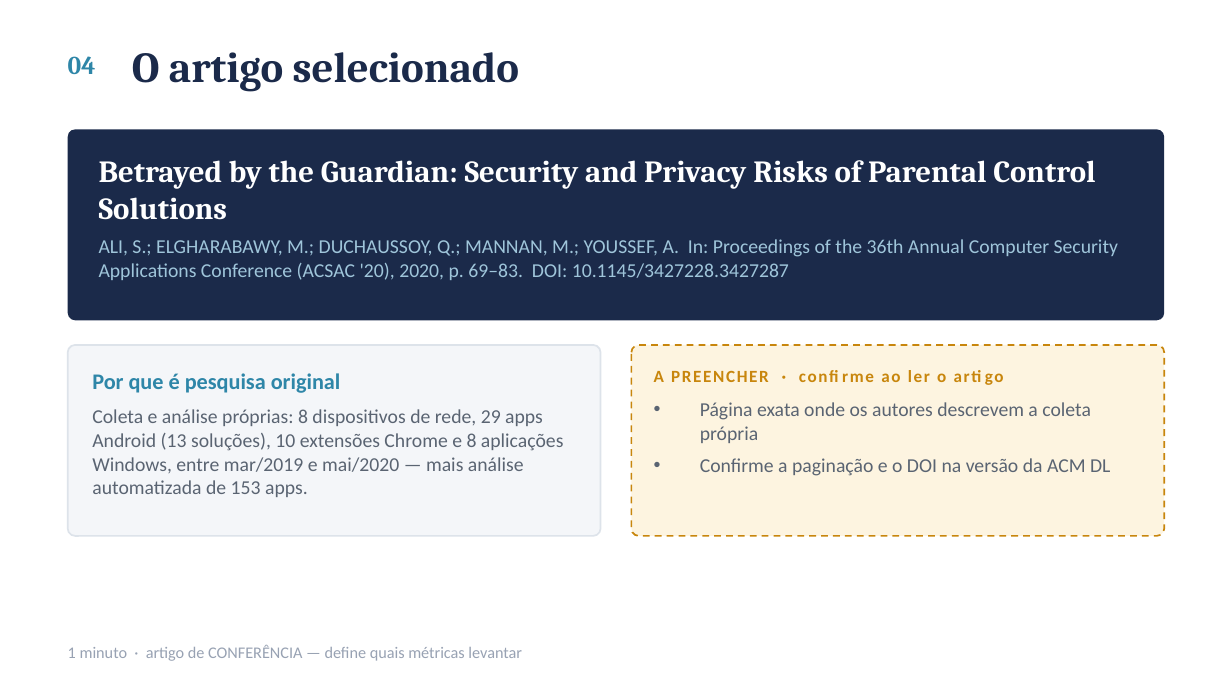
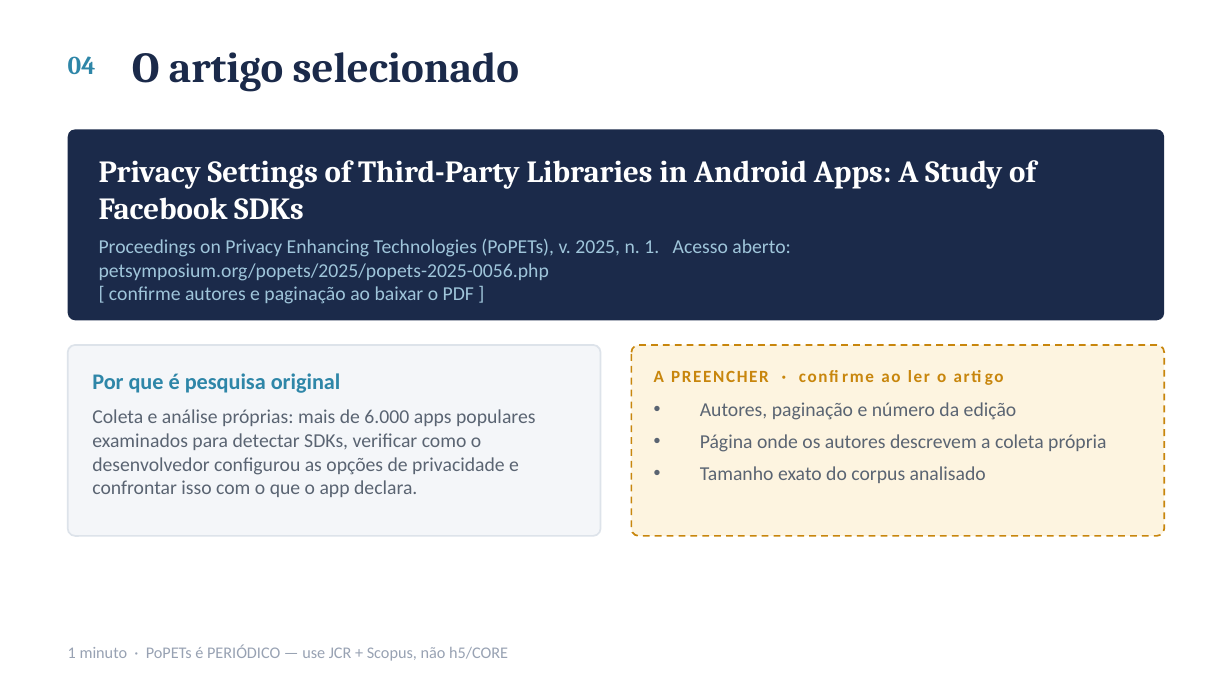
Before and after one commit to ClaudioAMF1/TCC, a slide deck: slide 5 of seminario/seminario-analise-de-artigo.pptx. Drawn at 1232x693 pixels with LibreOffice and Linux fonts; fonts in the diff are those of the drawing. Boxes give left, top, right and bottom in pixels: in the first picture for what was removed or moved away, otherwise in the second. Text is boxed around its words. In the diff, an @@ line names an element or a change of style, - is before the commit and + after.

```diff
--- a/seminario/seminario-analise-de-artigo.pptx
+++ b/seminario/seminario-analise-de-artigo.pptx
@@ text at (x1=99, y1=160, x2=1036, y2=220): text changed @@
-Betrayed by the Guardian: Security and Privacy Risks of Parental Control Solutions
+Privacy Settings of Third-Party Libraries in Android Apps: A Study of Facebook SDKs
@@ text at (x1=99, y1=239, x2=791, y2=304): text changed @@
-ALI, S.; ELGHARABAWY, M.; DUCHAUSSOY, Q.; MANNAN, M.; YOUSSEF, A. In: Proceedings of the 36th Annual Computer Security Applications Conference (ACSAC '20), 2020, p. 69–83. DOI: 10.1145/3427228.3427287
+Proceedings on Privacy Enhancing Technologies (PoPETs), v. 2025, n. 1. Acesso aberto: petsymposium.org/popets/2025/popets-2025-0056.php
+[ confirme autores e paginação ao baixar o PDF ]
@@ text at (x1=92, y1=409, x2=536, y2=497): text changed @@
-Coleta e análise próprias: 8 dispositivos de rede, 29 apps Android (13 soluções), 10 extensões Chrome e 8 aplicações Windows, entre mar/2019 e mai/2020 — mais análise automatizada de 153 apps.
+Coleta e análise próprias: mais de 6.000 apps populares examinados para detectar SDKs, verificar como o desenvolvedor configurou as opções de privacidade e confrontar isso com o que o app declara.
@@ text at (x1=700, y1=402, x2=1106, y2=483): text changed @@
-• Página exata onde os autores descrevem a coleta própria
-• Confirme a paginação e o DOI na versão da ACM DL
+• Autores, paginação e número da edição
+• Página onde os autores descrevem a coleta própria
+• Tamanho exato do corpus analisado
@@ text at (x1=68, y1=645, x2=508, y2=661): text changed @@
-1 minuto · artigo de CONFERÊNCIA — define quais métricas levantar
+1 minuto · PoPETs é PERIÓDICO — use JCR + Scopus, não h5/CORE
```
Also in this commit, not shown: 1 other slide changed, 2 other files.
